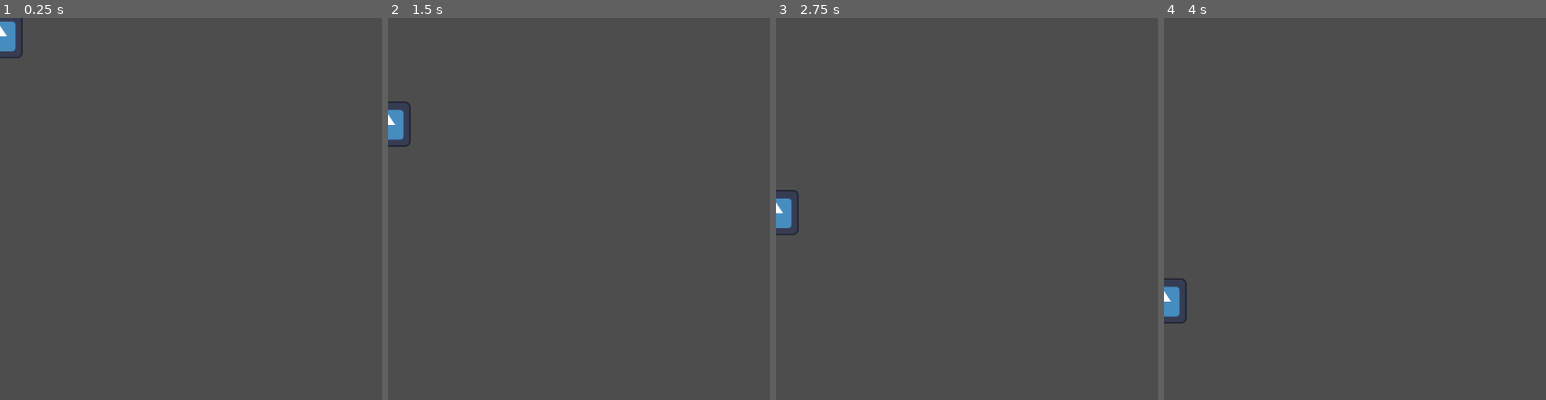
Above: before the commit, frames 1-4 (left to right).
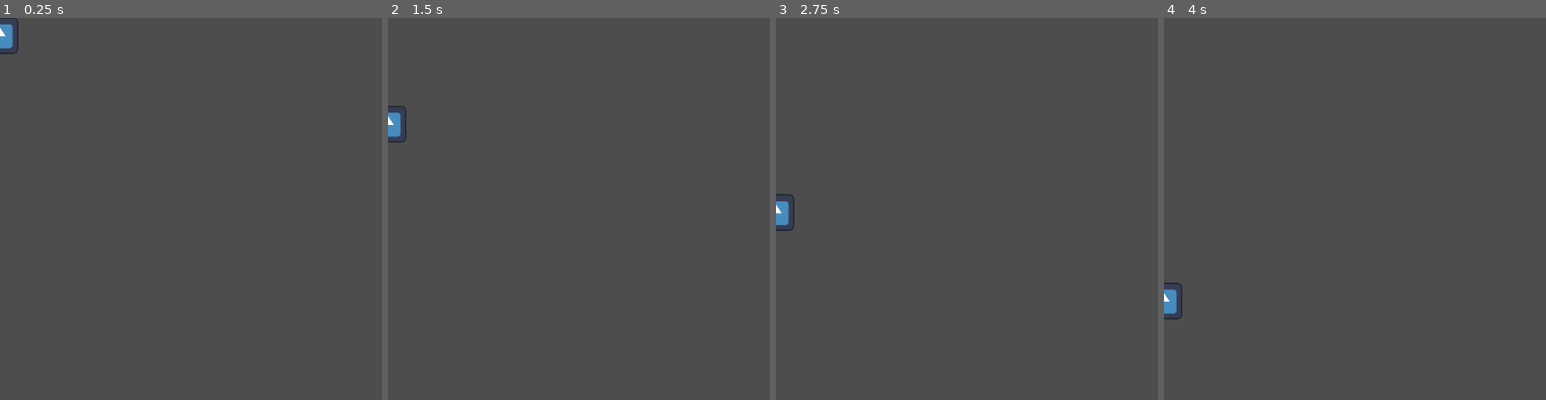
Above: after the commit, the same moments.

Repository: LunaticDancer/Grace
Game: Godot game, scene res://Fights/1-1/bullet_1.tscn
Two runs of this game, one before a commit and one after it. Both use one fixed random seed, a clock stepped at 60 frames per second and the inputs below. This scene is started directly instead of the project's main scene. The engine's default icon, where the game draws it, is replaced by a stand-in: a white triangle on a blue panel in a dark square.
Inputs (mouse positions are % of the whole screen's width and height, from its top left):
- Up to frame 1 (0.25 s): no input
- Up to frame 2 (1.5 s): move the mouse to (72, 45) at 0.52 s; hold Right (right) 0.53-1.28 s; hold Space (focus) 0.53-1.28 s; move the mouse to (30, 55) at 1.27 s; hold Down (down) from 1.28 s (still down); tap Space (focus) at 1.35 s
- Up to frame 3 (2.75 s): move the mouse to (60, 28) at 2.02 s; release Down (down) at 2.03 s; hold Right (right) from 2.03 s (still down); hold Space (focus) from 2.03 s (still down)
- Up to frame 4 (4 s): move the mouse to (45, 70) at 2.77 s; release Right (right) at 2.78 s; release Space (focus) at 2.78 s; hold , (up) 2.78-3.53 s; tap Space (focus) at 2.85 s; move the mouse to (80, 65) at 3.52 s; hold A (left) from 3.53 s (still down); hold Space (focus) from 3.53 s (still down)
The pictures show only the part of the screen within x 0-50%, y 0-50%; the shares and areas given below are measured in that part.

The runs differ from the first frame. In frame 1, 0.3% of the frame differs, in the area x 0-6%, y 0-11%; in frame 2, 0.3%, in the area x 0-6%, y 21-34%; in frame 3, 0.3%; in frame 4, 0.3%.

Commit message:
inedia rebalance, bullet visuals closer to collision

Diff:
--- a/Fights/1-1/1-1_Boss.gd
+++ b/Fights/1-1/1-1_Boss.gd
@@ -63,7 +63,7 @@
 	if player == null:
 		return
 	var dir_to_player = global_position.direction_to(player.global_position)
-	for i in range(1,4 + int(game_controller.current_grace/20)):
+	for i in range(1,4 + int(game_controller.current_grace/30)):
 		var bullet = spread_bullet.instantiate()
 		bullet.global_position = global_position
 		bullet.init( dir_to_player, 100 * i)
@@ -76,6 +76,15 @@
 		bullet.global_position = global_position
 		bullet.init( Vector2.from_angle(dir_to_player.angle() - PI/4), 100 * i)
 		add_sibling(bullet)
+		if game_controller.current_grace > 40:
+			bullet = spread_bullet.instantiate()
+			bullet.global_position = global_position
+			bullet.init( Vector2.from_angle(dir_to_player.angle() + PI/8), 100 * i)
+			add_sibling(bullet)
+			bullet = spread_bullet.instantiate()
+			bullet.global_position = global_position
+			bullet.init( Vector2.from_angle(dir_to_player.angle() - PI/8), 100 * i)
+			add_sibling(bullet)
 
 func turn_at_player_circle():
 	var num = lerp(12, 32, game_controller.current_grace/100)
--- a/Fights/1-1/1-1_Boss.tscn
+++ b/Fights/1-1/1-1_Boss.tscn
@@ -119,7 +119,7 @@
 lurch_threshold = 0.1
 speed_decay_per_second = Vector2(40, 400)
 turn_rate = 2.0
-sideways_bullet_interval = Vector2(1, 0.1)
+sideways_bullet_interval = Vector2(0.8, 0.2)
 attack_pattern_odds_bag = Array[String](["multispeed_spread", "turn_at_player_circle", "clutter_circle"])
 
 [node name="CollisionShape2D" type="CollisionShape2D" parent="." unique_id=292580693]
--- a/Fights/1-1/bullet_1.tscn
+++ b/Fights/1-1/bullet_1.tscn
@@ -13,13 +13,14 @@
 
 [node name="Sprite2D" type="Sprite2D" parent="." unique_id=1059444677]
 z_index = 4
-scale = Vector2(0.5, 0.5)
+scale = Vector2(0.4, 0.4)
 texture = ExtResource("1_nfyl6")
 
 [node name="CollisionShape2D" type="CollisionShape2D" parent="." unique_id=1281579021]
 shape = SubResource("CircleShape2D_u50mu")
 
 [node name="GraceEmitter" parent="." unique_id=263932240 instance=ExtResource("2_uo4pj")]
+far_end = 300
 near_end = 30
 max_grace_value = 10
 
--- a/Fights/1-1/side_bullet.tscn
+++ b/Fights/1-1/side_bullet.tscn
@@ -13,13 +13,14 @@
 
 [node name="Sprite2D" type="Sprite2D" parent="." unique_id=1059444677]
 z_index = 11
-scale = Vector2(0.4, 0.4)
+scale = Vector2(0.35, 0.35)
 texture = ExtResource("2_m37fd")
 
 [node name="CollisionShape2D" type="CollisionShape2D" parent="." unique_id=1281579021]
 shape = SubResource("CircleShape2D_u50mu")
 
 [node name="GraceEmitter" parent="." unique_id=263932240 instance=ExtResource("3_w68g6")]
+far_end = 300
 near_end = 30
 
 [node name="VisibleOnScreenNotifier2D" type="VisibleOnScreenNotifier2D" parent="." unique_id=2038512785]
--- a/Fights/1-1/spread_attack_bullet.tscn
+++ b/Fights/1-1/spread_attack_bullet.tscn
@@ -13,7 +13,7 @@
 
 [node name="Sprite2D" type="Sprite2D" parent="." unique_id=1059444677]
 z_index = 11
-scale = Vector2(0.4, 0.4)
+scale = Vector2(0.35, 0.35)
 texture = ExtResource("2_hy3c0")
 
 [node name="CollisionShape2D" type="CollisionShape2D" parent="." unique_id=1281579021]
@@ -21,6 +21,7 @@
 
 [node name="GraceEmitter" parent="." unique_id=263932240 instance=ExtResource("3_2lbq7")]
 z_index = 12
+far_end = 300
 near_end = 30
 max_grace_value = 15
 
--- a/Fights/1-1/turn_at_player_bullet.tscn
+++ b/Fights/1-1/turn_at_player_bullet.tscn
@@ -15,7 +15,7 @@
 
 [node name="Sprite2D" type="Sprite2D" parent="." unique_id=1059444677]
 z_index = 13
-scale = Vector2(0.3, 0.3)
+scale = Vector2(0.25, 0.25)
 texture = ExtResource("2_6qqte")
 
 [node name="CollisionShape2D" type="CollisionShape2D" parent="." unique_id=1281579021]
@@ -23,7 +23,7 @@
 
 [node name="GraceEmitter" parent="." unique_id=263932240 instance=ExtResource("3_qlj6j")]
 z_index = 12
-far_end = 300
+far_end = 450
 max_grace_value = 10
 
 [node name="VisibleOnScreenNotifier2D" type="VisibleOnScreenNotifier2D" parent="." unique_id=2038512785]
--- a/player.tscn
+++ b/player.tscn
@@ -10,6 +10,7 @@
 script = ExtResource("1_7fs7t")
 
 [node name="Graphics" type="Sprite2D" parent="." unique_id=1712249527]
+modulate = Color(1, 0.19999999, 0.19999999, 1)
 scale = Vector2(0.2, 0.2)
 texture = ExtResource("1_vv2eq")
 
